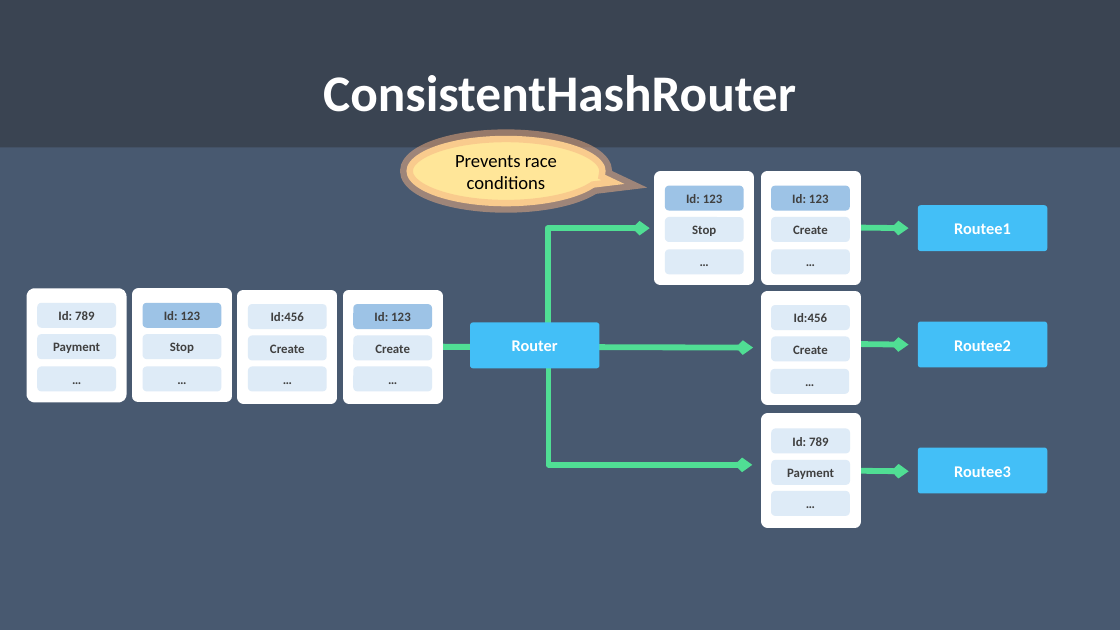
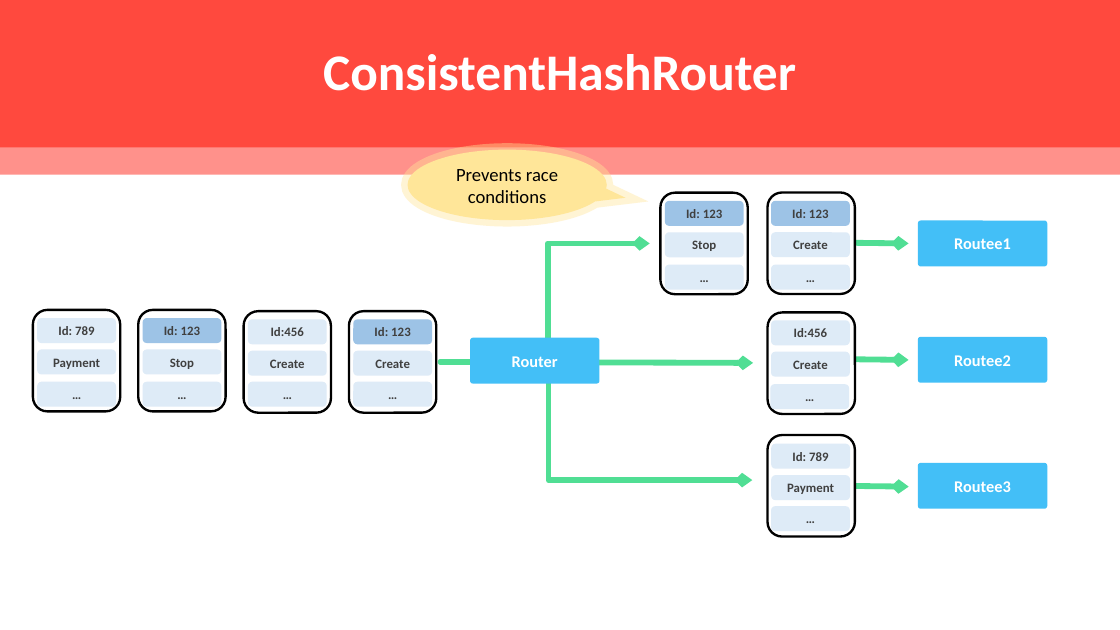
Before and after one commit to rogeralsing/Presentations, a slide deck: slide 31 of ProtoActor/TV4/protoactor.pptx. Drawn at 1120x630 pixels with LibreOffice and Linux fonts; fonts in the diff are those of the drawing. Boxes give left, top, right and bottom in pixels: in the first picture for what was removed or moved away, otherwise in the second. Text is boxed around its words. In the diff, an @@ line names an element or a change of style, - is before the commit and + after.

```diff
--- a/ProtoActor/TV4/protoactor.pptx
+++ b/ProtoActor/TV4/protoactor.pptx
@@ background #485970 to #FFFFFF @@
@@ rounded rectangle at (x1=0, y1=0, x2=1120, y2=147): fill #262626 at 40% opacity to #FF493E @@
@@ title "ConsistentHashRouter" moved from (x1=323, y1=75, x2=796, y2=112) to (x1=323, y1=54, x2=796, y2=91) @@
@@ rectangle added at (x1=0, y1=147, x2=1120, y2=175), fill #FF493E at 60% opacity @@
@@ speech bubble "Prevents race conditions" at (x1=408, y1=150, x2=607, y2=220): outline #F4B183 11 pt to #FFE699 11 pt @@
@@ 36 rounded rectangles, 4 arrows, 2 elbow arrows, 1 speech bubble moved together from (x1=33, y1=136, x2=1048, y2=522) to (x1=33, y1=150, x2=1048, y2=537) @@
@@ outline #FFFFFF 10.75 pt to #000000 2 pt; proportions changed in 8 elements at (x1=768, y1=435, x2=855, y2=537), (x1=768, y1=313, x2=855, y2=414), (x1=768, y1=192, x2=855, y2=294), (x1=660, y1=192, x2=748, y2=294), (x1=33, y1=310, x2=120, y2=412), (x1=139, y1=310, x2=226, y2=412), (x1=244, y1=311, x2=331, y2=413), (x1=349, y1=311, x2=436, y2=413) @@
```
Also in this commit, not shown: 25 other slides changed, 2 slides removed.
